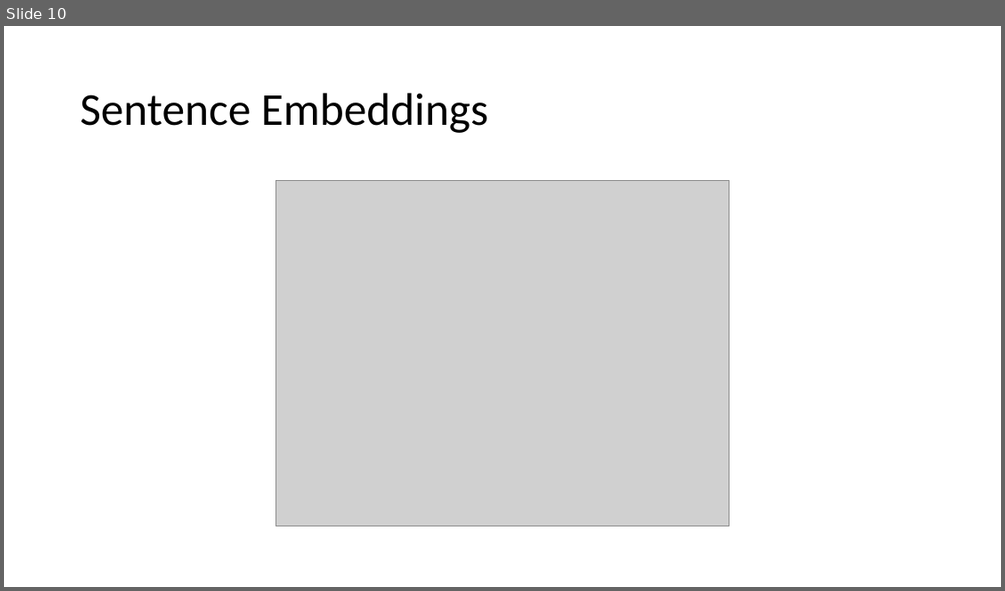
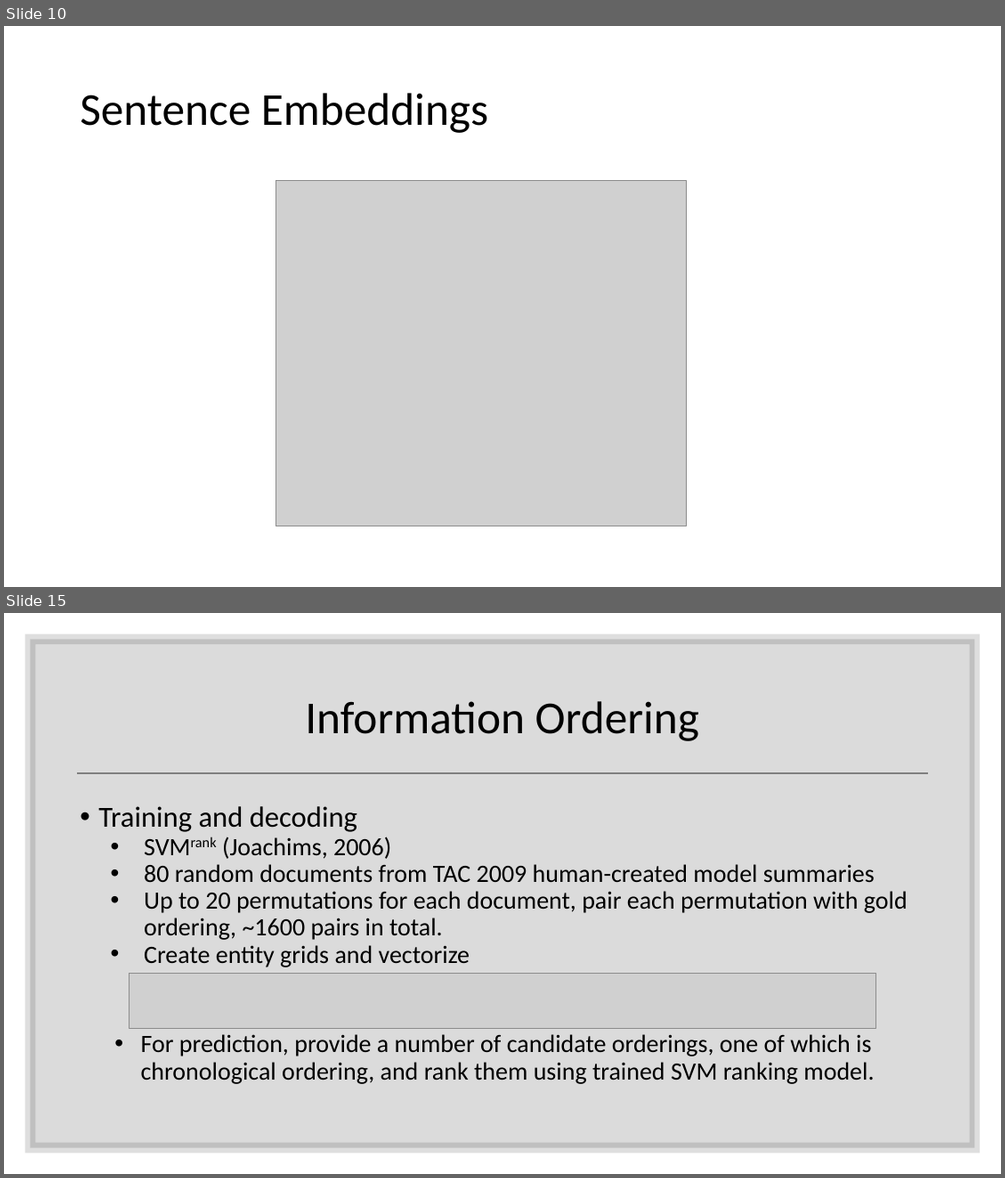
Before and after one commit to cadiem/LING573SP20, a slide deck: doc/D3_presentation.pptx. Shown one above the other, each under a label of ours: slide 10 before the commit, slides 10 and 15 after it; the slides between them are not shown. The pictures are 1005x591 and 1005x1178 pixels, drawn with LibreOffice and Linux fonts; fonts in the diff are those of the drawing; grey boxes stand for pictures. Boxes give left, top, right and bottom in pixels: in the first picture for what was removed or moved away, otherwise in the second. Text is boxed around its words. In the diff, an @@ line names an element or a change of style, - is before the commit and + after.

```diff
--- a/doc/D3_presentation.pptx
+++ b/doc/D3_presentation.pptx
@@ slide 15 added at [4,613,1001,1174], background #FFFFFF @@
@@ rectangle added at [30,639,975,1148], fill #000000 at 14% opacity, outline #262626 10 pt @@
@@ title added at [305,701,699,741], 44 pt, text #000000 @@
+Information Ordering
@@ line added from (77, 773) to (928, 773), #7F7F7F 1.75 pt @@
@@ text added at [98,806,907,1084], 24 pt, text #000000 @@
+• Training and decoding
+  • SVMrank (Joachims, 2006)
+  • 80 random documents from TAC 2009 human-created model summaries
+  • Up to 20 permutations for each document, pair each permutation with gold ordering, ~1600 pairs in total.
+  • Create entity grids and vectorize
+• For prediction, provide a number of candidate orderings, one of which is chronological ordering, and rank them using trained SVM ranking model.
@@ picture added at [129,973,876,1028] @@
@@ slide 10 changed as well @@
@@ picture: place and size @@
-picture at [275,180,729,526]
+picture at [275,180,686,526]
```
Also in this commit, not shown: 16 other slides changed, 5 other slides added, 4 slides removed.
